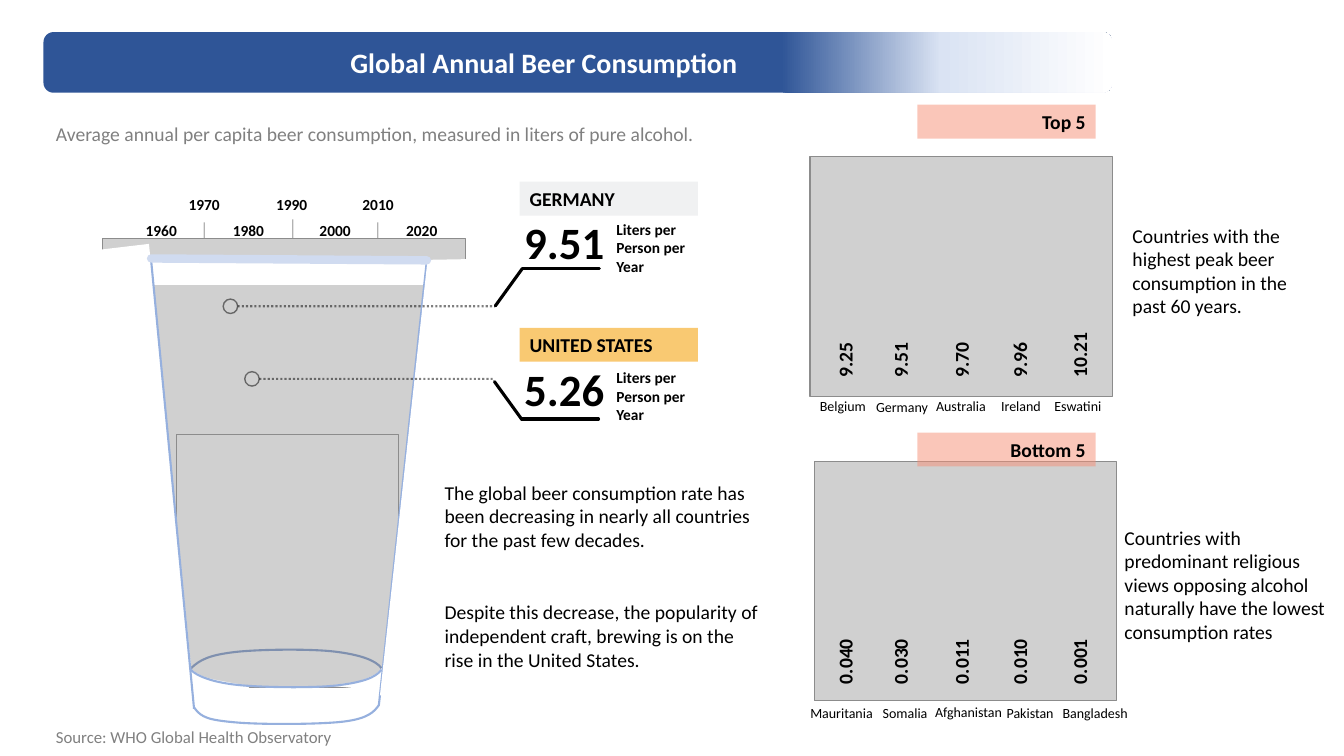
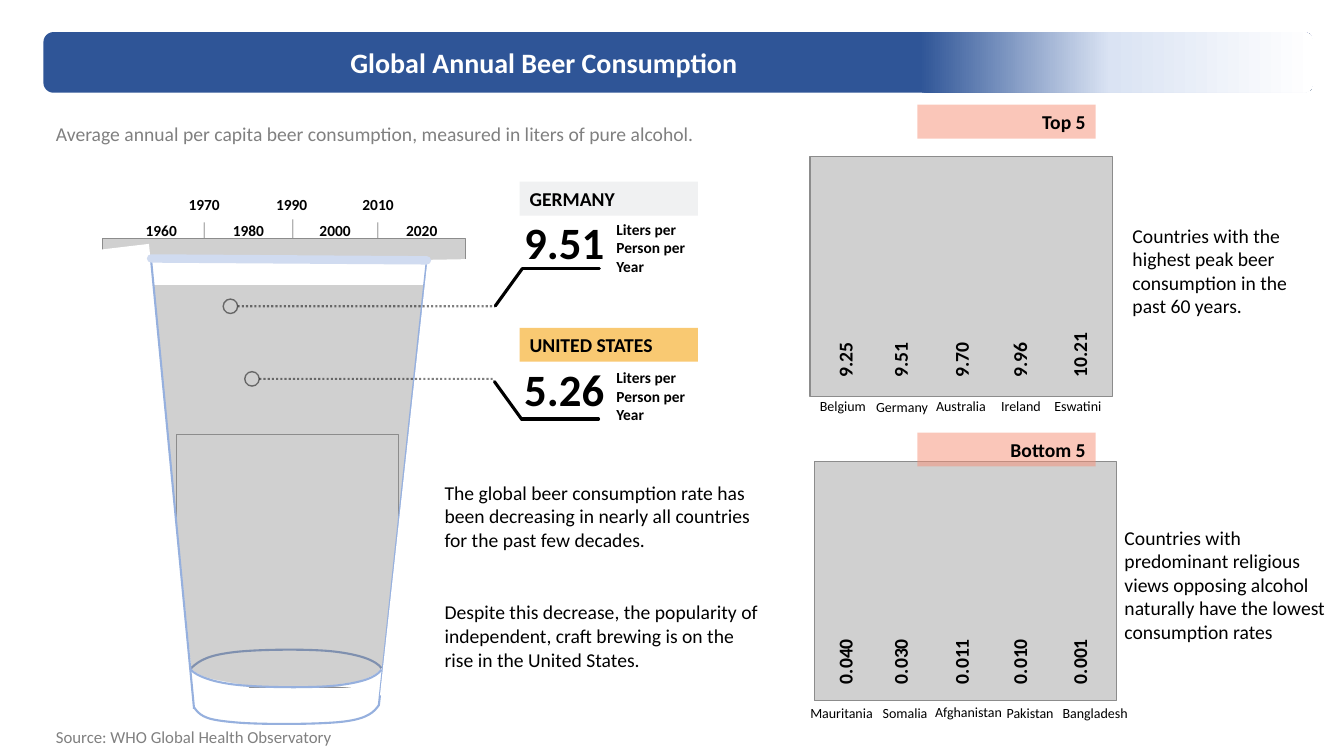
Before and after one commit to echaffey/BIO-230G-Visualizations, a slide deck: slide 1 of 2/visualization_makeover_2.pptx. Drawn at 1344x756 pixels with LibreOffice and Linux fonts; fonts in the diff are those of the drawing; grey boxes stand for pictures. Boxes give left, top, right and bottom in pixels: in the first picture for what was removed or moved away, otherwise in the second. Text is boxed around its words. In the diff, an @@ line names an element or a change of style, - is before the commit and + after.

```diff
--- a/2/visualization_makeover_2.pptx
+++ b/2/visualization_makeover_2.pptx
@@ rounded rectangle: place and size @@
-rounded rectangle at (43, 32, 1112, 93)
+rounded rectangle at (43, 32, 1314, 93)
@@ text at (445, 605, 757, 667): text changed @@
-Despite this decrease, the popularity of independent craft, brewing is on the rise in the United States.
+Despite this decrease, the popularity of independent, craft brewing is on the rise in the United States.
```
Also in this commit, not shown: 6 other files.
